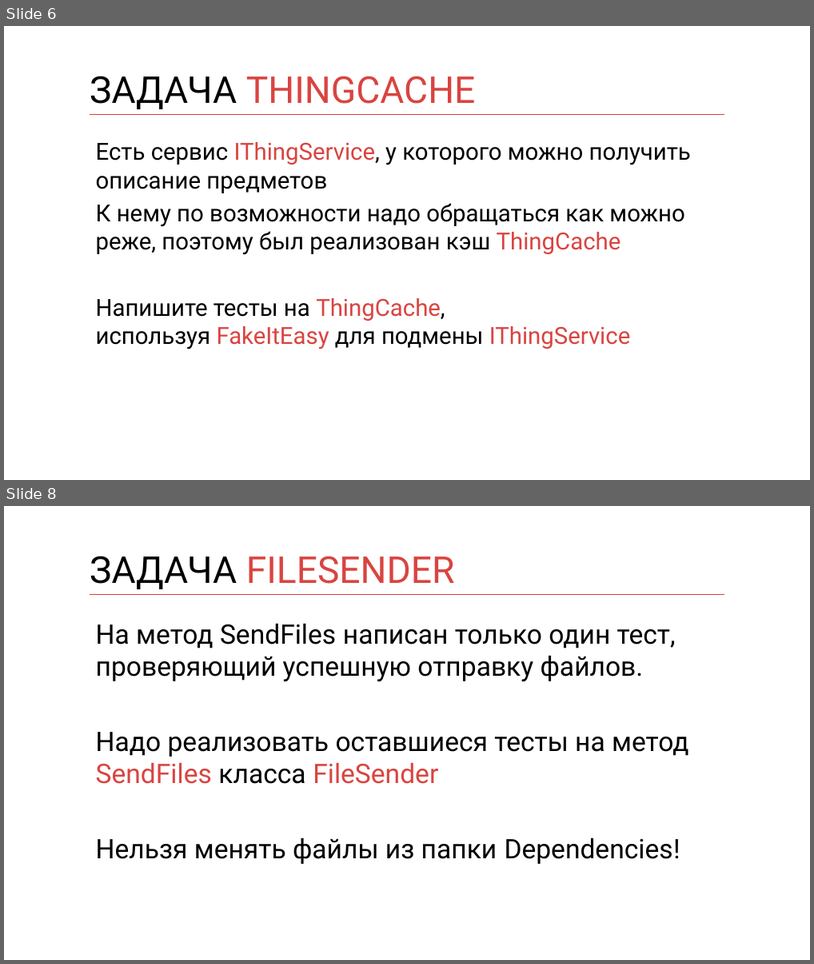
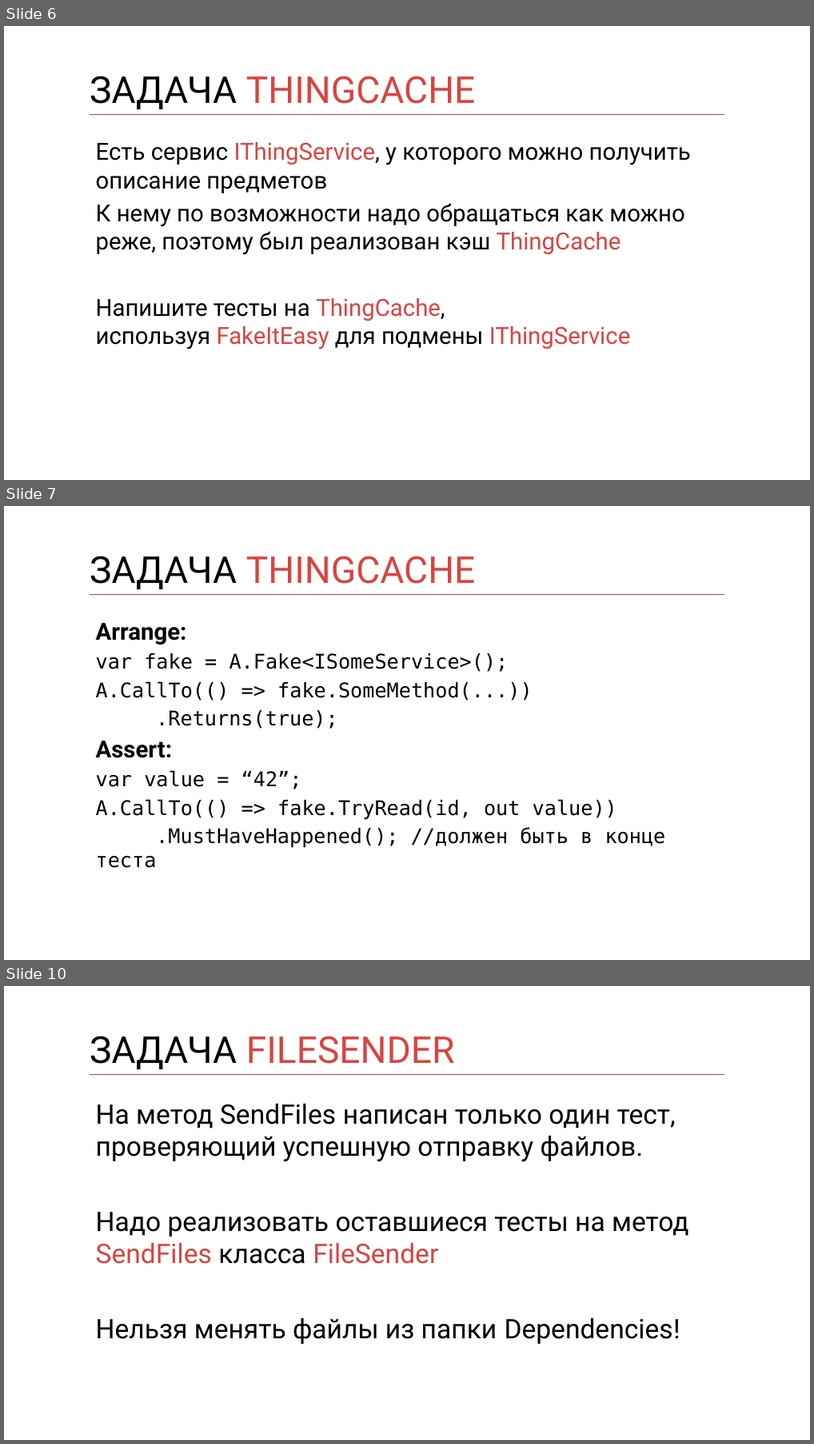
Before and after one commit to kontur-courses/mocks, a slide deck: mocks.pptx. Shown one above the other, each under a label of ours: slides 6 and 8 before the commit, slides 6, 7 and 10 after it; the slides between them are not shown. The pictures are 814x964 and 814x1444 pixels, drawn with LibreOffice and Linux fonts; fonts in the diff are those of the drawing. Boxes give left, top, right and bottom in pixels: in the first picture for what was removed or moved away, otherwise in the second. Text is boxed around its words. In the diff, an @@ line names an element or a change of style, - is before the commit and + after.

```diff
--- a/mocks.pptx
+++ b/mocks.pptx
@@ slide 7 added at <box>4,506,810,960</box>, background #FFFFFF; not listed: 1 template element that a slide beside it also shows @@
@@ title added at <box>90,556,476,589</box>, 44 pt, text #D94440 @@
+ЗАДАЧА THINGCACHE
@@ text added at <box>96,623,666,868</box>, 24 pt, text #000000 @@
+Arrange:
+var fake = A.Fake<ISomeService>();
+A.CallTo(() => fake.SomeMethod(...))
+.Returns(true);
+Assert:
+var value = “42”;
+A.CallTo(() => fake.TryRead(id, out value))
+.MustHaveHappened(); //должен быть в конце теста
@@ what was slide 8 is now slide 10 @@
```
Also in this commit, not shown: 1 slide changed, 1 other slide added, 1 other file.
